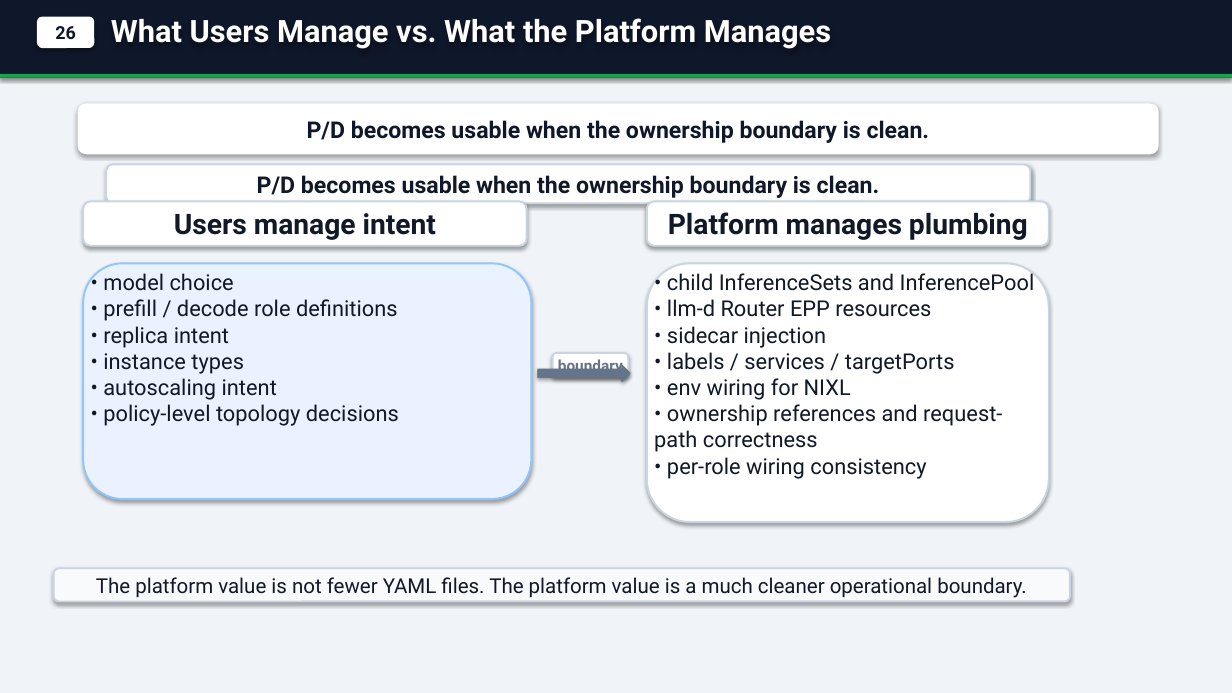
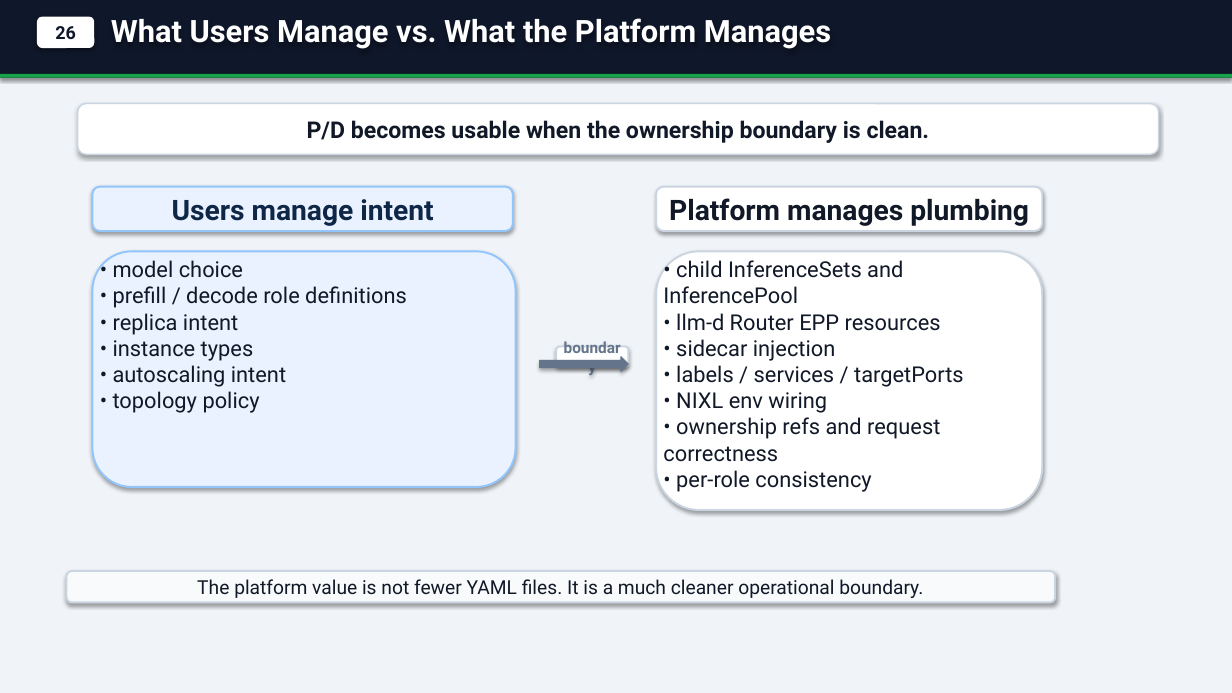
Before and after one commit to andyzhangx/demo, a slide deck: slide 11 of llm/kaito-llm-d-pd-slides.pptx. Drawn at 1232x693 pixels with LibreOffice and Linux fonts; fonts in the diff are those of the drawing. Boxes give left, top, right and bottom in pixels: in the first picture for what was removed or moved away, otherwise in the second. Text is boxed around its words. In the diff, an @@ line names an element or a change of style, - is before the commit and + after.

```diff
--- a/llm/kaito-llm-d-pd-slides.pptx
+++ b/llm/kaito-llm-d-pd-slides.pptx
@@ rounded rectangle "P/D becomes usable when the ..." at box(78, 104, 1159, 154): text colour #0F172A to #111827; outline none to #CBD5E1 1.2 pt @@
@@ rounded rectangle removed at box(106, 165, 1031, 203) @@
-P/D becomes usable when the ownership boundary is clean.
@@ rounded rectangle "Users manage intent": place and size @@
-rounded rectangle "Users manage intent" at box(83, 201, 527, 246)
+rounded rectangle "Users manage intent" at box(92, 187, 513, 231)
@@ rounded rectangle "Users manage intent" at box(92, 187, 513, 231): text colour #111827 to #0F2747; fill #FFFFFF to #EAF2FF; outline #CBD5E1 1.5 pt to #93C5FD 1.5 pt @@
@@ rounded rectangle "Platform manages plumbing": place and size @@
-rounded rectangle "Platform manages plumbing" at box(647, 201, 1049, 246)
+rounded rectangle "Platform manages plumbing" at box(656, 187, 1043, 231)
@@ text "• model choice": place and size @@
-text "• model choice" at box(103, 273, 399, 426)
+text "• model choice" at box(113, 260, 407, 413)
@@ rounded rectangle: place and size @@
-rounded rectangle at box(83, 263, 531, 499)
+rounded rectangle at box(92, 251, 516, 487)
@@ text "• child InferenceSets and InferencePool": place and size @@
-text "• child InferenceSets and InferencePool" at box(654, 270, 1035, 479)
+text "• child InferenceSets and InferencePool" at box(663, 257, 964, 492)
@@ rounded rectangle: place and size @@
-rounded rectangle at box(647, 263, 1049, 522)
+rounded rectangle at box(656, 251, 1043, 510)
@@ right arrow: place and size @@
-right arrow at box(538, 365, 630, 382)
+right arrow at box(540, 357, 628, 372)
@@ rounded rectangle "boundary": place and size @@
-rounded rectangle "boundary" at box(553, 353, 628, 377)
+rounded rectangle "boundary" at box(556, 347, 628, 367)
@@ text at box(113, 391, 260, 413): text changed @@
-• policy-level topology decisions
+• topology policy
@@ text at box(663, 392, 940, 492): text changed @@
-• env wiring for NIXL
-• ownership references and request-path correctness
-• per-role wiring consistency
+• NIXL env wiring
+• ownership refs and request correctness
+• per-role consistency
@@ rounded rectangle "The platform value is not ...": place and size @@
-rounded rectangle "The platform value is not ..." at box(54, 568, 1070, 602)
+rounded rectangle "The platform value is not ..." at box(67, 571, 1055, 603)
@@ text in rounded rectangle at box(197, 579, 834, 598): text changed; size 16 to 15 pt @@
-The platform value is not fewer YAML files. The platform value is a much cleaner operational boundary.
+The platform value is not fewer YAML files. It is a much cleaner operational boundary.
```
Also in this commit, not shown: 7 other slides changed.
